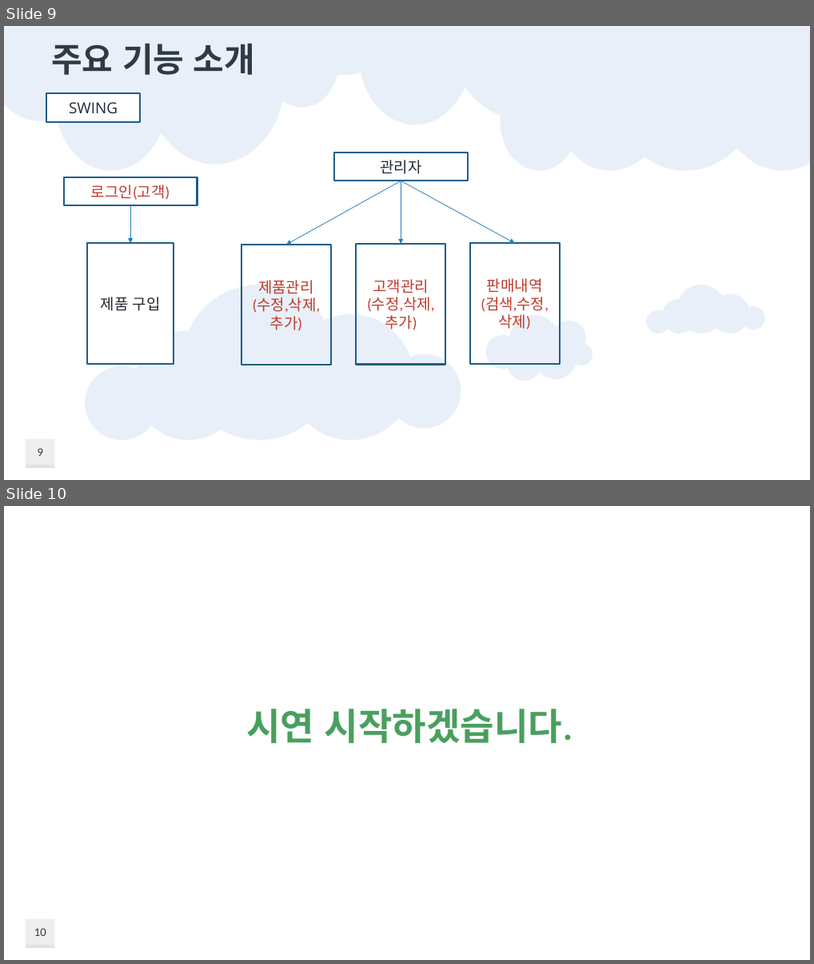
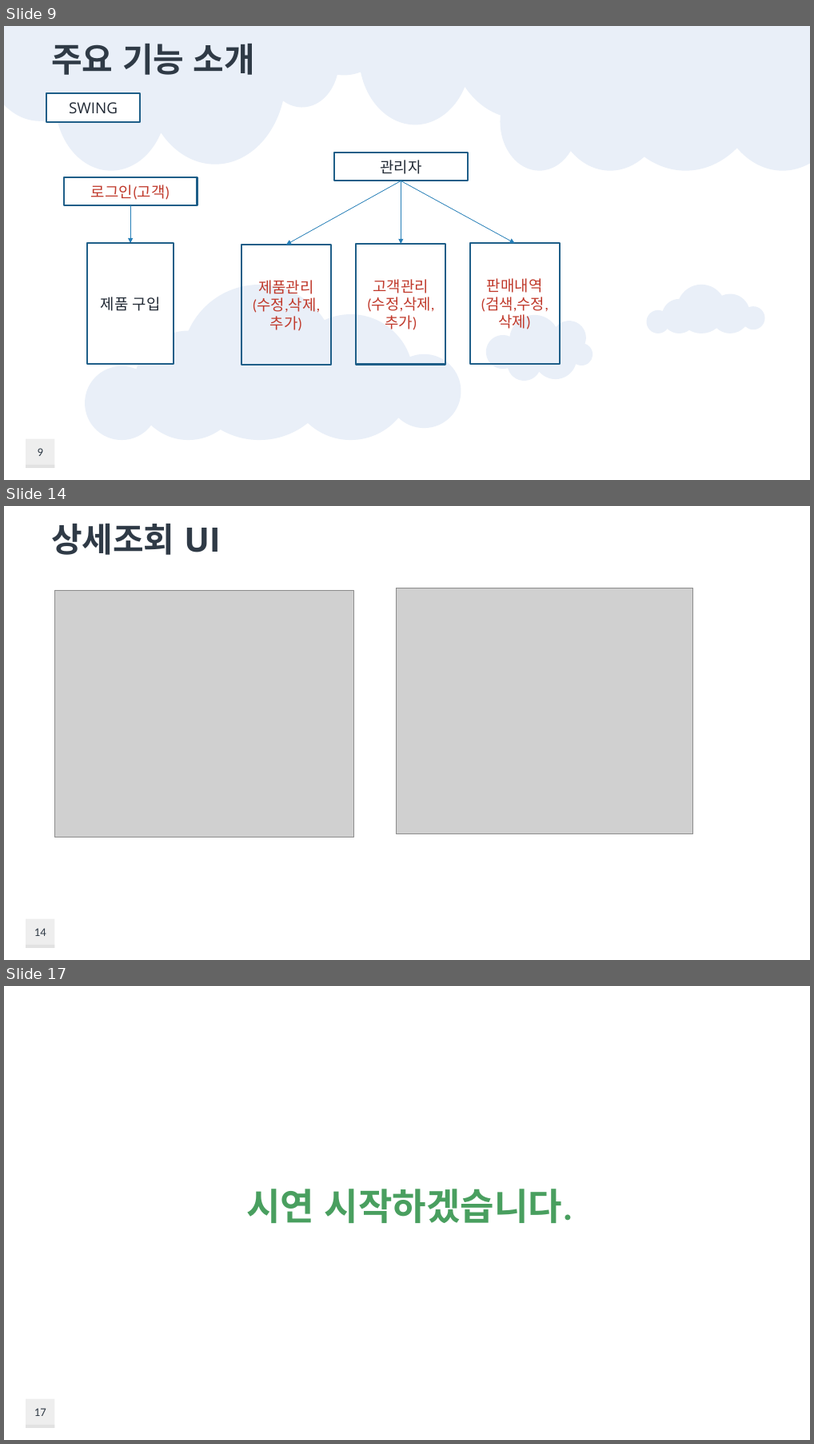
Before and after one commit to taehoon95/shoppingMall, a slide deck: document/쇼핑몰(이태훈).pptx. Shown one above the other, each under a label of ours: slides 9 and 10 before the commit, slides 9, 14 and 17 after it; the slides between them are not shown. The pictures are 814x964 and 814x1444 pixels, drawn with LibreOffice and Linux fonts; fonts in the diff are those of the drawing; grey boxes stand for pictures; background and template pictures are left out. Boxes give left, top, right and bottom in pixels: in the first picture for what was removed or moved away, otherwise in the second. Text is boxed around its words. In the diff, an @@ line names an element or a change of style, - is before the commit and + after.

```diff
--- a/document/쇼핑몰(이태훈).pptx
+++ b/document/쇼핑몰(이태훈).pptx
@@ slide 14 added at (4, 506, 810, 960), background #FFFFFF; not listed: 3 template elements that a slide beside it also shows @@
@@ title added at (51, 523, 221, 555), 40 pt, text #2F3A46, bold @@
+상세조회 UI
@@ picture added at (55, 590, 354, 837) @@
@@ picture added at (397, 588, 694, 833) @@
@@ page number added at (34, 928, 46, 936), 14 pt, text #2F3A46 @@
+14
@@ what was slide 10 is now slide 17 @@
@@ page number at (34, 1408, 46, 1416): text changed @@
-10
+17
```
Also in this commit, not shown: 1 slide changed, 6 other slides added, 1 other file.
